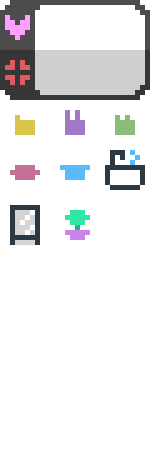
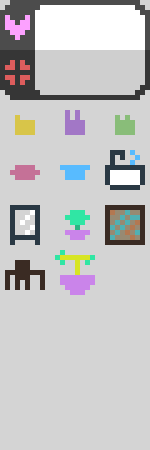
Two versions of the same layered image (150px x 450px). Layer-by-layer changes:
added layer "Layer 13" above "cadre" over (5, 250, 95, 295)
added layer "cadre" above "Layer 12" over (105, 205, 145, 245)
showed "Layer 9" over (0, 0, 150, 450)
